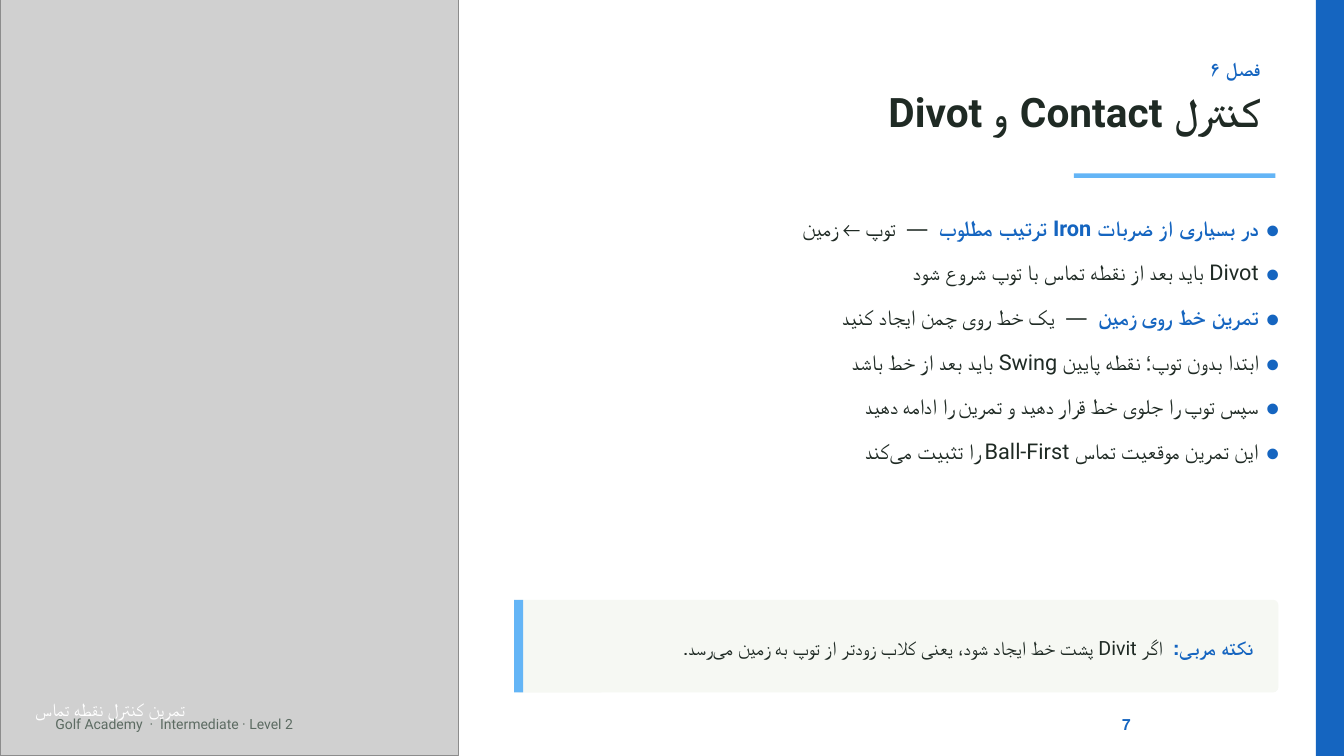
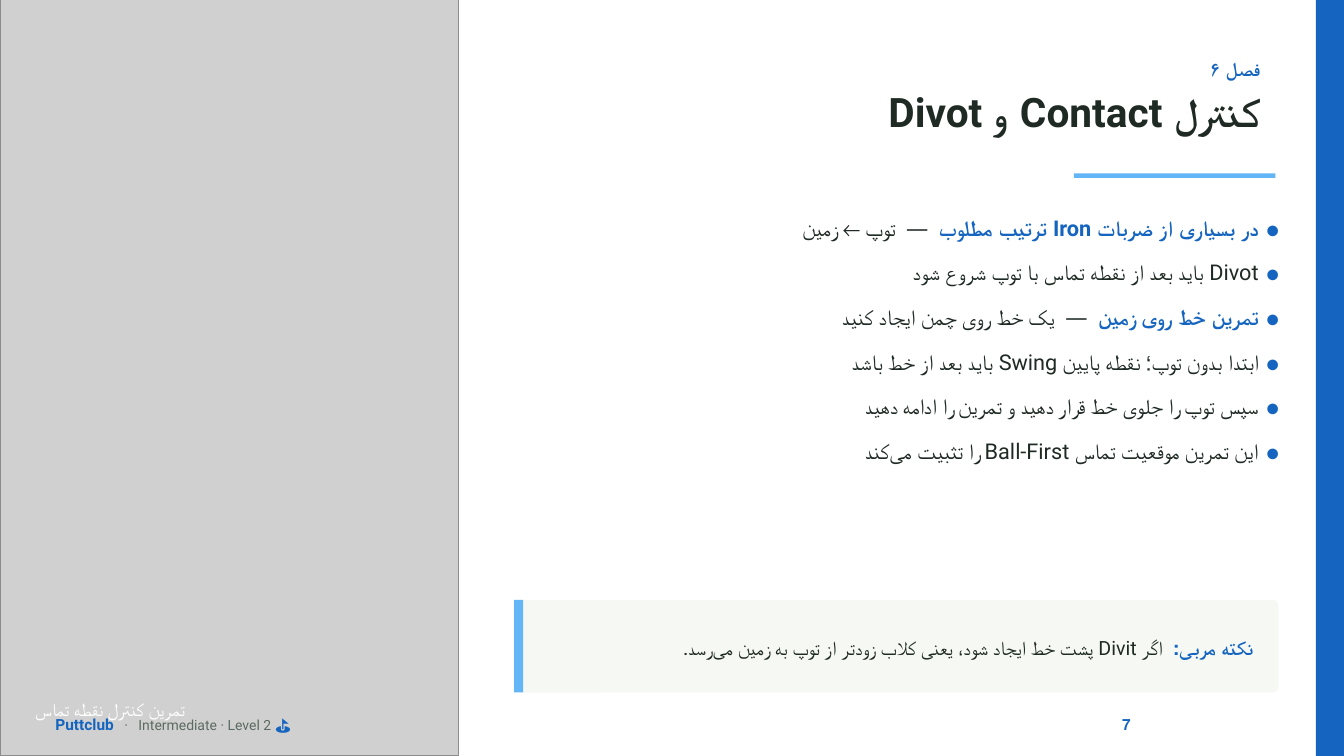
Before and after one commit to mvbabak556-bot/golf-academy-pro, a slide deck: slide 7 of presentations/02_دوره_تکمیلی_گلف.pptx. Drawn at 1344x756 pixels with LibreOffice and Linux fonts; fonts in the diff are those of the drawing; grey boxes stand for pictures. Boxes give left, top, right and bottom in pixels: in the first picture for what was removed or moved away, otherwise in the second. Text is boxed around its words. In the diff, an @@ line names an element or a change of style, - is before the commit and + after.

Commit message:
Upgrade decks: embed Vazirmatn font, add Puttclub branding and instructor Elham Talebi

```diff
--- a/presentations/02_دوره_تکمیلی_گلف.pptx
+++ b/presentations/02_دوره_تکمیلی_گلف.pptx
@@ text at bbox=[55, 717, 271, 730]: text changed @@
-Golf Academy · Intermediate · Level 2
+⛳ Puttclub · Intermediate · Level 2
```
Also in this commit, not shown: 27 other slides changed, 13 other files.
